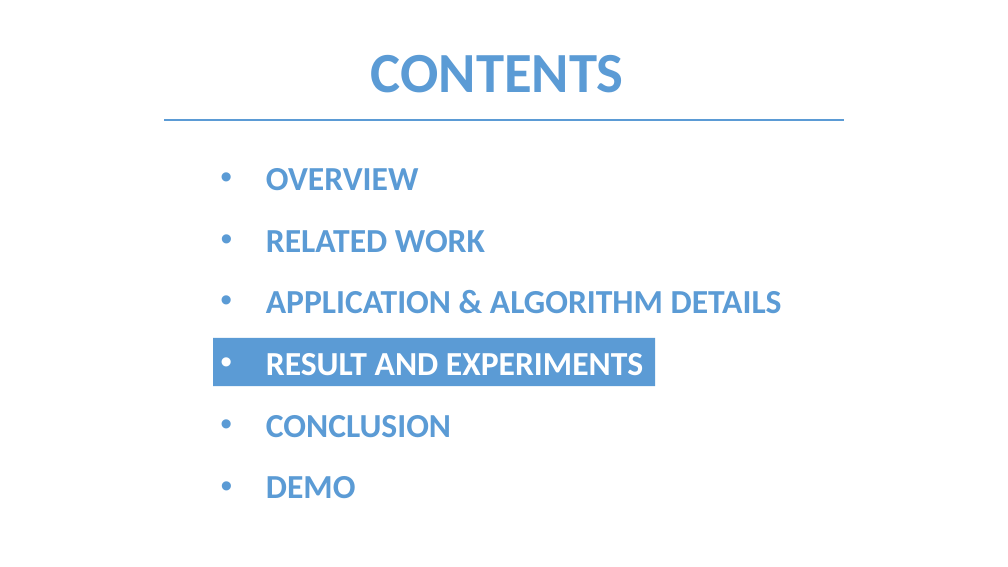
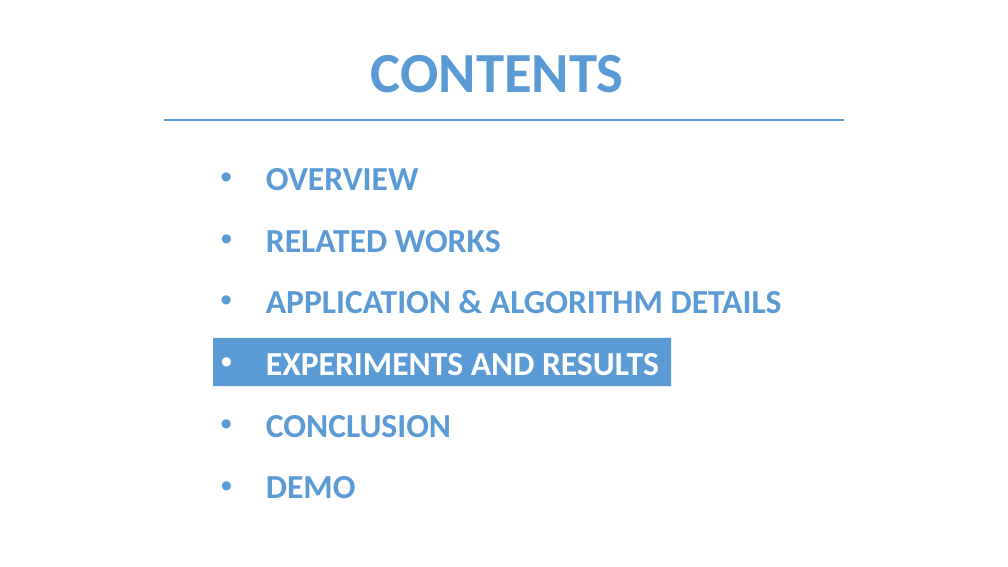
Before and after one commit to bee-lullaby/FinalProject, a slide deck: slide 58 of Documents/FUTimetabling_Presentation_Ver4.pptx. Drawn at 1008x567 pixels with LibreOffice and Linux fonts; fonts in the diff are those of the drawing. Boxes give left, top, right and bottom in pixels: in the first picture for what was removed or moved away, otherwise in the second. Text is boxed around its words. In the diff, an @@ line names an element or a change of style, - is before the commit and + after.

```diff
--- a/Documents/FUTimetabling_Presentation_Ver4.pptx
+++ b/Documents/FUTimetabling_Presentation_Ver4.pptx
@@ text at [266, 230, 501, 252]: text changed @@
-• RELATED WORK
+• RELATED WORKS
@@ rectangle "EXPERIMENTS AND RESULTS": place and size @@
-rectangle "EXPERIMENTS AND RESULTS" at [213, 338, 656, 386]
+rectangle "EXPERIMENTS AND RESULTS" at [213, 338, 671, 386]
@@ text in rectangle at [266, 353, 659, 375]: text changed @@
-• RESULT AND EXPERIMENTS
+• EXPERIMENTS AND RESULTS
```
Also in this commit, not shown: 24 other slides changed, 1 slide added, 4 other files.
